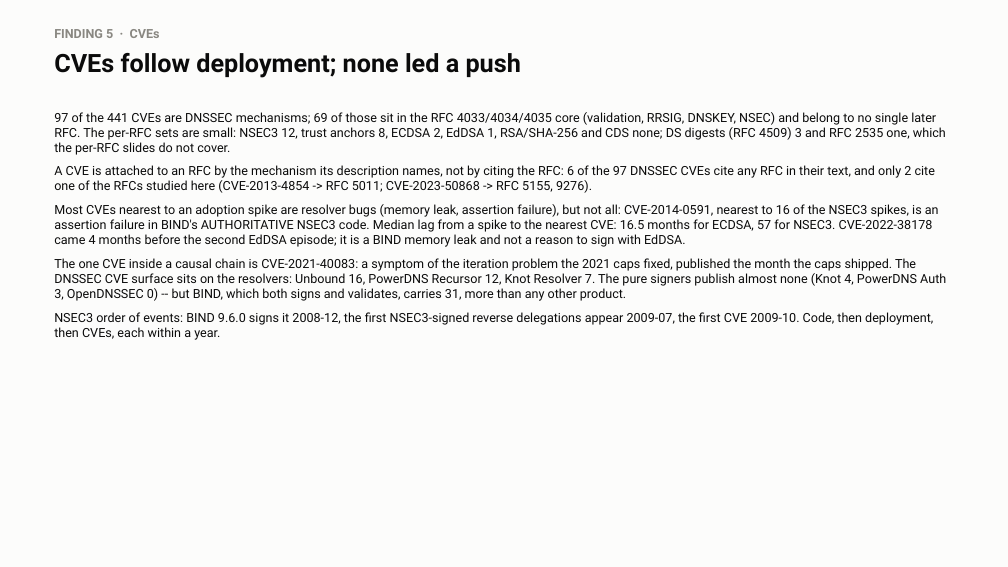
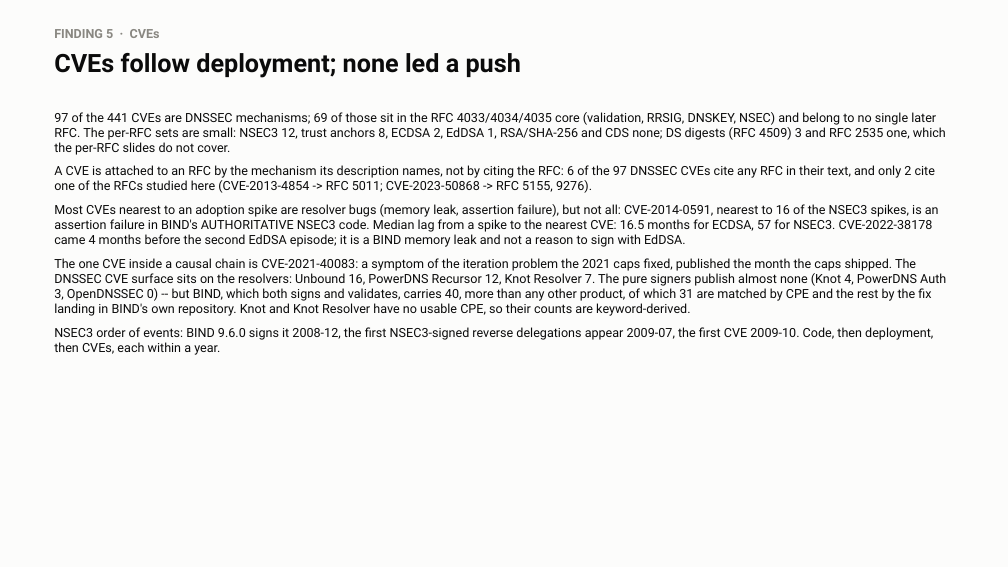
Before and after one commit to j776w781/rfc_adoption, a slide deck: slide 7 of out/analysis/dnssec_software_summary.pptx. Drawn at 1008x567 pixels with LibreOffice and Linux fonts; fonts in the diff are those of the drawing. Boxes give left, top, right and bottom in pixels: in the first picture for what was removed or moved away, otherwise in the second. Text is boxed around its words. In the diff, an @@ line names an element or a change of style, - is before the commit and + after.

```diff
--- a/out/analysis/dnssec_software_summary.pptx
+++ b/out/analysis/dnssec_software_summary.pptx
@@ text at (x1=54, y1=258, x2=946, y2=316): text changed @@
-The one CVE inside a causal chain is CVE-2021-40083: a symptom of the iteration problem the 2021 caps fixed, published the month the caps shipped. The DNSSEC CVE surface sits on the resolvers: Unbound 16, PowerDNS Recursor 12, Knot Resolver 7. The pure signers publish almost none (Knot 4, PowerDNS Auth 3, OpenDNSSEC 0) -- but BIND, which both signs and validates, carries 31, more than any other product.
+The one CVE inside a causal chain is CVE-2021-40083: a symptom of the iteration problem the 2021 caps fixed, published the month the caps shipped. The DNSSEC CVE surface sits on the resolvers: Unbound 16, PowerDNS Recursor 12, Knot Resolver 7. The pure signers publish almost none (Knot 4, PowerDNS Auth 3, OpenDNSSEC 0) -- but BIND, which both signs and validates, carries 40, more than any other product, of which 31 are matched by CPE and the rest by the fix landing in BIND's own repository. Knot and Knot Resolver have no usable CPE, so their counts are keyword-derived.
```
Also in this commit, not shown: 13 other files.
